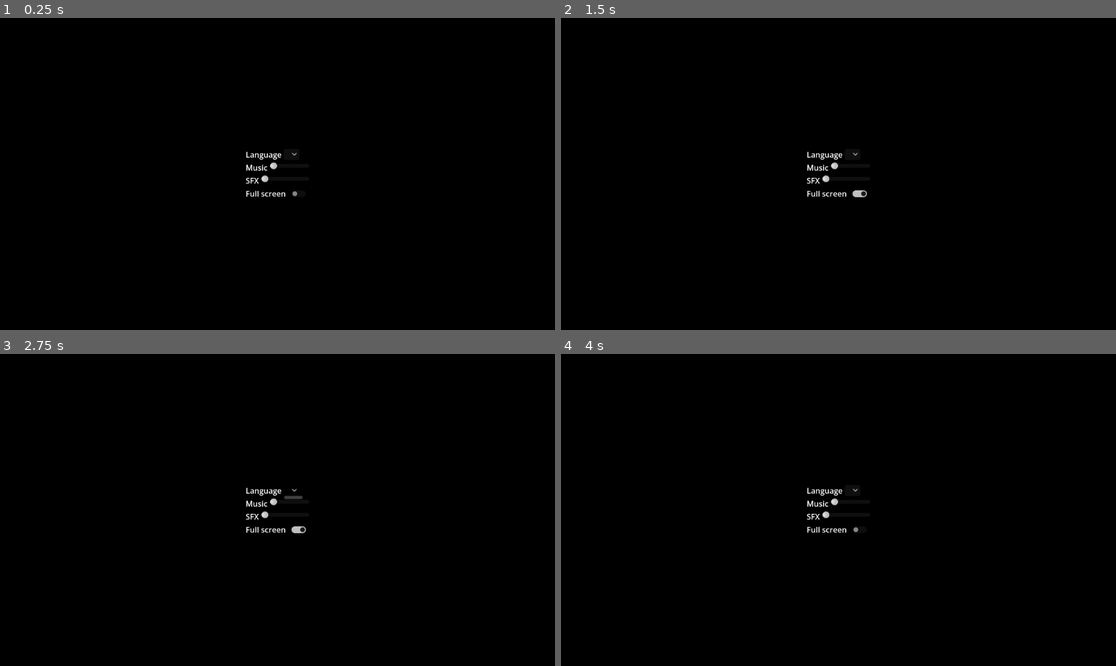
Above: before the commit, frames 1-4 (two rows, left to right).
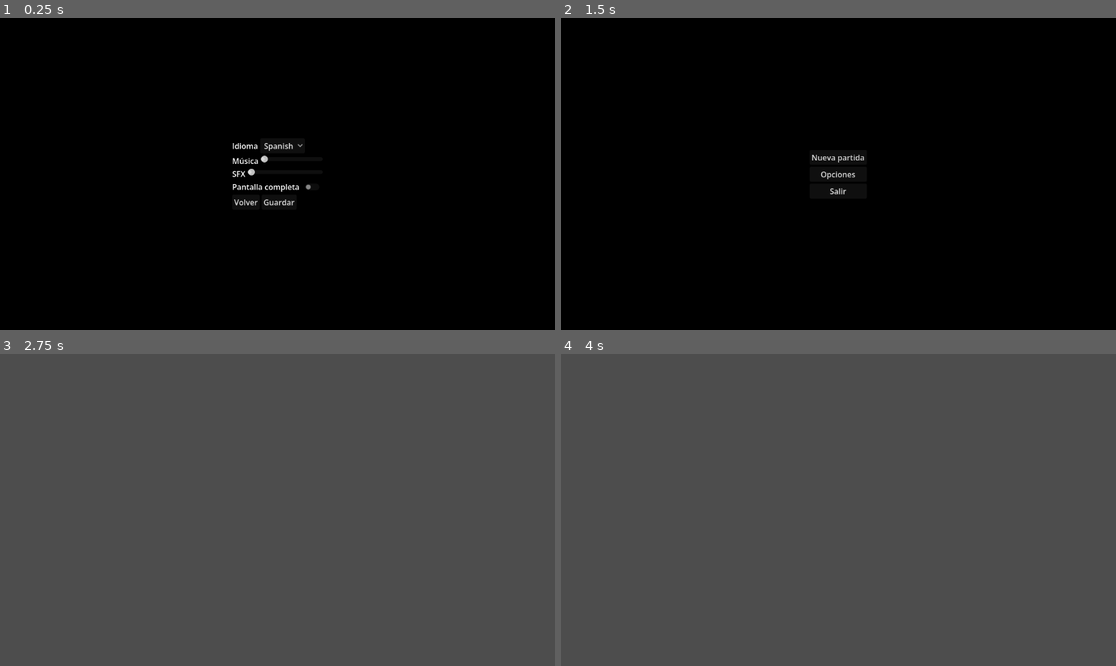
Above: after the commit, the same moments.

Repository: jordicompanym/20gc-02-breakout
Game: Godot game, scene res://escenas/pantallas/pantalla_opciones.tscn
Same seed, same stepped clock (60 frames per second), same inputs: the game is played once before the commit and once after it. This scene is started directly instead of the project's main scene.
Inputs (mouse positions are in pixels of both pictures, inside the frame that each line leads up to; where the layout moved, square brackets give the same spot in the first picture):
- Up to frame 1 (0.25 s): no input
- Up to frame 2 (1.5 s): click (871, 186) [860, 192] at 0.5 s; click (805, 202) at 1.25 s, where only the run after the commit has a clickable "Volver"
- Up to frame 3 (2.75 s): click (294, 491) at 2.02 s
- Up to frame 4 (4 s): click (855, 491) at 2.77 s; click (860, 528) at 3.52 s

The runs differ from the first frame. In frame 1, 0.8% of the frame differs, in the area x 41-57%, y 40-61%; in frame 2, 0.5%; in frame 3, 100%; in frame 4, 100%, in the area x 0-100%, y 0-100%.

Commit message:
commit antes de reordenar funciones y acciones que realiza cada script

Diff:
--- a/configuraciones/configuracion.cfg
+++ b/configuraciones/configuracion.cfg
@@ -1,6 +1,10 @@
-[ajustes]
+ [juego]
+idioma="es"
+dificultad=1
 
-idioma="en"
+[audio]
 volumen_musica=0.8
 volumen_sfx=1.0
+
+[video]
 pantalla_completa=false
--- /dev/null
+++ b/escenas/pantallas/pantalla_opciones.gd
@@ -0,0 +1,66 @@
+extends Control
+
+var _idiomas : Array
+var _idioma_actual : String
+var _vol_musica_actual : float
+var _vol_sfx_actual : float
+var _pantalla_completa_actual : bool
+var _nuevo_idioma : String
+var _nueva_dificultad : int
+var _nuevo_vol_musica : float
+var _nuevo_vol_sfx : float
+var _nuevo_pantalla_completa : bool
+
+
+func _ready() -> void:
+	_recuperar_configuracion()
+	_rellenar_controles()
+
+func _recuperar_configuracion():
+	## rellenar combo idiomas
+	_idiomas = Gamestate.lista_idiomas_disponibles()
+	_idioma_actual = Gamestate.idioma_cfg()
+	_vol_musica_actual = Gamestate.volumen_musica_cfg()
+	_vol_sfx_actual = Gamestate.volumen_sfx_cfg()
+	_pantalla_completa_actual = Gamestate.pantalla_completa_cfg()
+
+func _rellenar_controles():
+	for idioma in _idiomas:
+		print_debug(idioma)
+		print_debug(_idioma_actual)
+		$ColorRect/CenterContainer/VBoxContainer/HBoxContainer/select_idioma.add_item(idioma["nombre"], idioma["id"])
+		if idioma["codigo"] == _idioma_actual:
+			$ColorRect/CenterContainer/VBoxContainer/HBoxContainer/select_idioma.select(idioma["id"])
+	$ColorRect/CenterContainer/VBoxContainer/HBoxContainer3/vol_musica.value = _vol_musica_actual
+	$ColorRect/CenterContainer/VBoxContainer/HBoxContainer4/vol_sfx.value = _vol_sfx_actual
+	$ColorRect/CenterContainer/VBoxContainer/HBoxContainer2/select_pantalla_completa.button_pressed = _pantalla_completa_actual
+
+func _cambiado_idioma(index : int):
+	## guardar idioma seleccionado
+	for idioma in _idiomas:
+		var id = idioma["id"]
+		if id == index:
+			_nuevo_idioma = idioma["codigo"]
+
+func _cambiada_vol_musica(nuevo : float):
+	_nuevo_vol_musica = nuevo
+
+func _cambiada_vol_sfx(nuevo : float):
+	_nuevo_vol_sfx = nuevo
+
+func _cambiada_pantalla_completa(nuevo : bool):
+	_nuevo_pantalla_completa = nuevo
+
+func guardar():
+	var cfg = ConfigFile.new()
+	cfg.set_value("juego", "idioma", _nuevo_idioma)
+	cfg.set_value("juego", "dificultad", _nueva_dificultad)
+	cfg.set_value("audio", "volumen_musica", _nuevo_vol_musica)
+	cfg.set_value("audio", "volumen_sfx", _nuevo_vol_sfx)
+	cfg.set_value("video", "pantalla_completa", _nuevo_pantalla_completa)
+	cfg.save("user://configuracion.cfg")
+	#TranslationServer.set_locale(_nuevo_idioma)
+	volver()
+
+func volver():
+	get_tree().change_scene_to_file("res://escenas/pantallas/pantalla_inicial.tscn")
--- a/escenas/pantallas/pantalla_opciones.tscn
+++ b/escenas/pantallas/pantalla_opciones.tscn
@@ -1,4 +1,6 @@
 [gd_scene format=3 uid="uid://xqpo4msmg8q3"]
+
+[ext_resource type="Script" uid="uid://2i0jm1eiymhc" path="res://escenas/pantallas/pantalla_opciones.gd" id="1_m6gaf"]
 
 [node name="pantalla_opciones" type="Control" unique_id=577618985]
 layout_mode = 3
@@ -7,6 +9,7 @@
 anchor_bottom = 1.0
 grow_horizontal = 2
 grow_vertical = 2
+script = ExtResource("1_m6gaf")
 
 [node name="ColorRect" type="ColorRect" parent="." unique_id=1480534203]
 layout_mode = 1
@@ -77,3 +80,21 @@
 
 [node name="select_pantalla_completa" type="CheckButton" parent="ColorRect/CenterContainer/VBoxContainer/HBoxContainer2" unique_id=727401114]
 layout_mode = 2
+
+[node name="HBoxContainer5" type="HBoxContainer" parent="ColorRect/CenterContainer/VBoxContainer" unique_id=1217058840]
+layout_mode = 2
+
+[node name="volver" type="Button" parent="ColorRect/CenterContainer/VBoxContainer/HBoxContainer5" unique_id=2036336922]
+layout_mode = 2
+text = "VOLVER"
+
+[node name="guardar" type="Button" parent="ColorRect/CenterContainer/VBoxContainer/HBoxContainer5" unique_id=2119098538]
+layout_mode = 2
+text = "GUARDAR"
+
+[connection signal="item_selected" from="ColorRect/CenterContainer/VBoxContainer/HBoxContainer/select_idioma" to="." method="_cambiado_idioma"]
+[connection signal="value_changed" from="ColorRect/CenterContainer/VBoxContainer/HBoxContainer3/vol_musica" to="." method="_cambiada_vol_musica"]
+[connection signal="value_changed" from="ColorRect/CenterContainer/VBoxContainer/HBoxContainer4/vol_sfx" to="." method="_cambiada_vol_sfx"]
+[connection signal="toggled" from="ColorRect/CenterContainer/VBoxContainer/HBoxContainer2/select_pantalla_completa" to="." method="_cambiada_pantalla_completa"]
+[connection signal="pressed" from="ColorRect/CenterContainer/VBoxContainer/HBoxContainer5/volver" to="." method="volver"]
+[connection signal="pressed" from="ColorRect/CenterContainer/VBoxContainer/HBoxContainer5/guardar" to="." method="guardar"]
--- a/gamestate.gd
+++ b/gamestate.gd
@@ -2,7 +2,6 @@
 
 var puntuacion : int = 0
 var vidas : int = 5
-
 const RUTA_CONFIG := "user://configuracion.cfg"
 var configuracion := ConfigFile.new()
 
@@ -17,7 +16,8 @@
 
 ## Funcion para cargar el idioma de la configuracion
 func _cargar_idioma() -> void:
-	var idioma : String = configuracion.get_value("ajustes", "idioma", "es")
+	var idioma : String = configuracion.get_value("juego", "idioma", "es")
+	print_debug(idioma)
 	TranslationServer.set_locale(idioma)
 
 ## Funcion para generar la configuracion por defecto
@@ -51,3 +51,29 @@
 
 func salir() -> void:
 	get_tree().quit()
+
+func lista_idiomas_disponibles() -> Array:
+	var idiomas := TranslationServer.get_loaded_locales()
+	var literales : Array
+	var x := 0
+	for idioma in idiomas:
+		var item = {"id" : x, "codigo" : idioma, "nombre" : TranslationServer.get_locale_name(idioma)}
+		literales.append(item)
+		x += 1
+
+	return literales
+
+func idioma_cfg() -> String:
+	return configuracion.get_value("juego","idioma")
+
+func dificultad_cfg() -> String:
+	return configuracion.get_value("juego","dificultad")
+
+func volumen_musica_cfg() -> int:
+	return configuracion.get_value("audio","volumen_musica")
+
+func volumen_sfx_cfg() -> int:
+	return configuracion.get_value("audio","volumen_sfx")
+
+func pantalla_completa_cfg() -> bool:
+	return configuracion.get_value("video","pantalla_completa")
--- a/idiomas/traducciones.csv
+++ b/idiomas/traducciones.csv
@@ -11,3 +11,5 @@
 MUSICA,Música,Music
 EFECTOS,Sonidos,Sound Effects
 PANTALLA_COMPLETA,Pantalla completa,Full screen
+VOLVER,Volver,Return
+GUARDAR,Guardar,Save
Not shown, added: escenas/pantallas/pantalla_opciones.gd.uid
Binary file changed: idiomas/traducciones.en.translation
Binary file changed: idiomas/traducciones.es.translation
